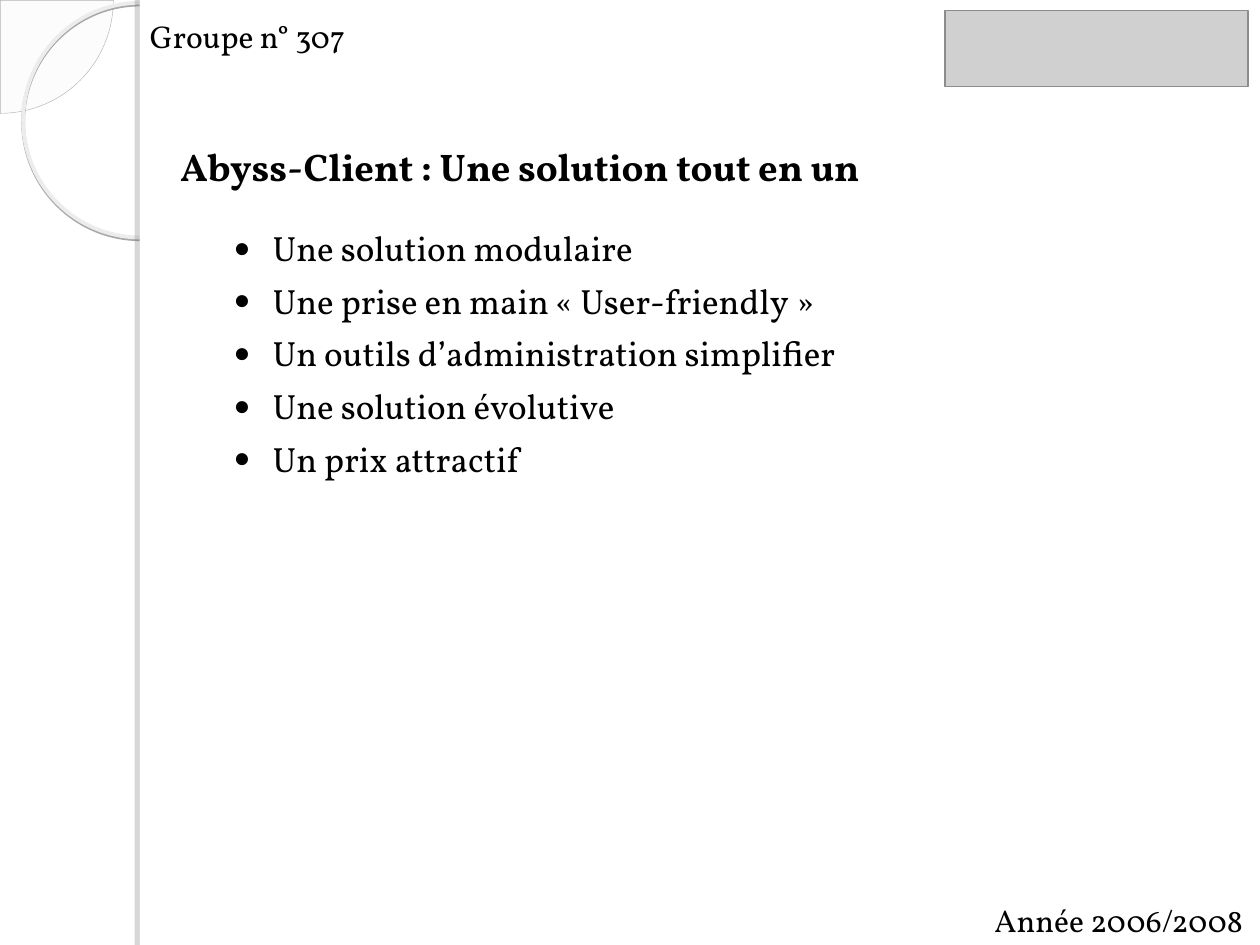
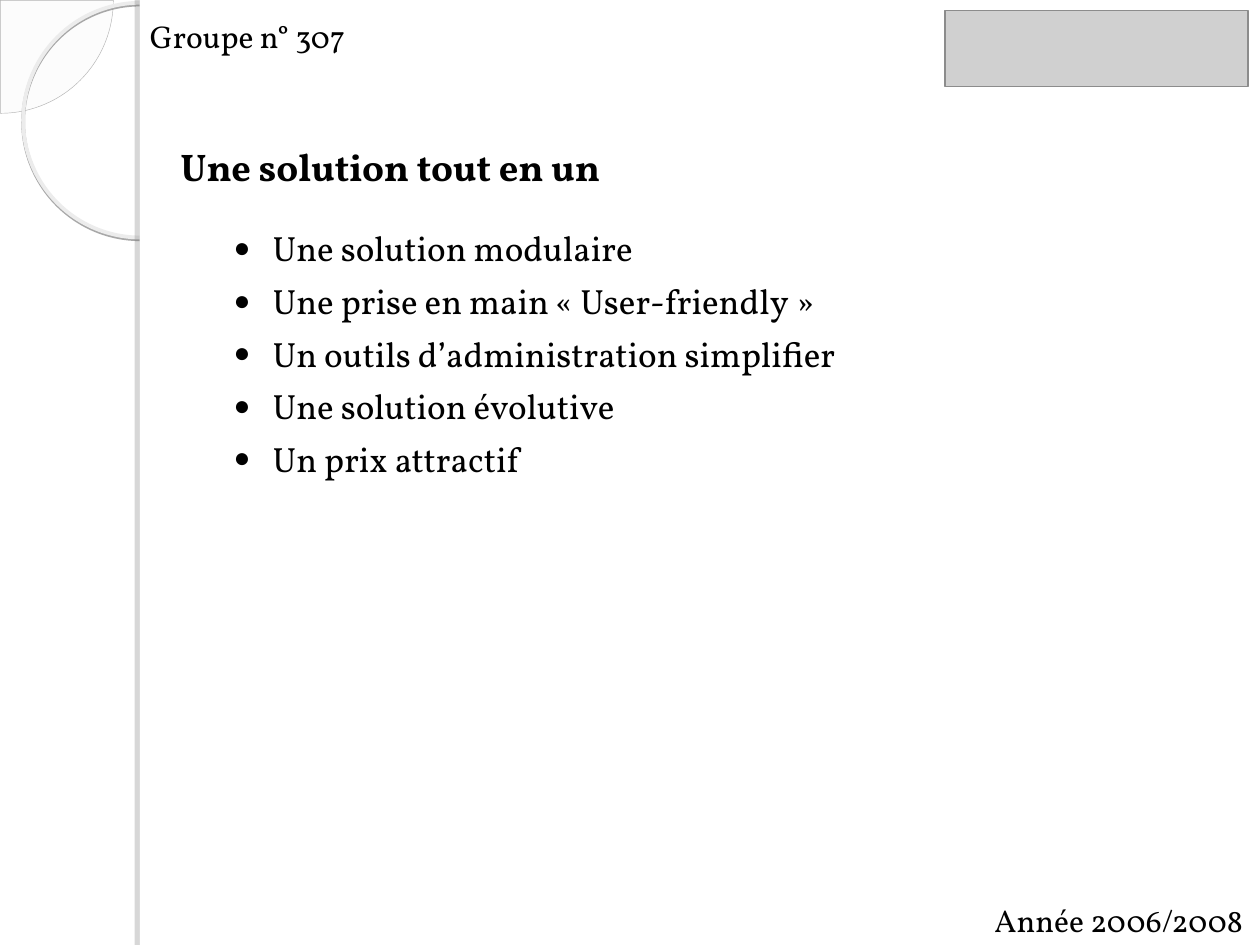
Before and after one commit to itsChris/abyss-project, a slide deck: slide 7 of ABYSS/doc/soutenance skar.ppt. Drawn at 1260x945 pixels with LibreOffice and Linux fonts; fonts in the diff are those of the drawing; grey boxes stand for pictures; background and template pictures are left out. Boxes give left, top, right and bottom in pixels: in the first picture for what was removed or moved away, otherwise in the second. Text is boxed around its words. In the diff, an @@ line names an element or a change of style, - is before the commit and + after.

```diff
--- a/ABYSS/doc/soutenance skar.ppt
+++ b/ABYSS/doc/soutenance skar.ppt
@@ text at (180,153,600,182): text changed @@
-Abyss-Client : Une solution tout en un
+Une solution tout en un
```
Also in this commit, not shown: 6 other slides changed, 2 slides added, 6 slides removed, 4 other files.
